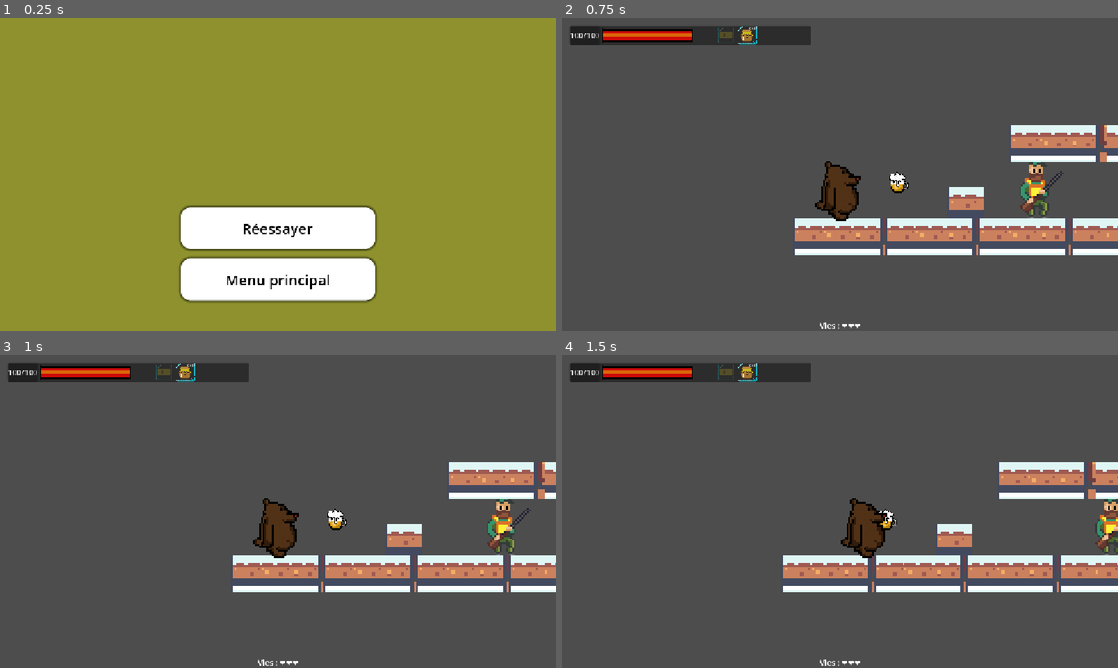
Above: before the commit, frames 1-4 (two rows, left to right).
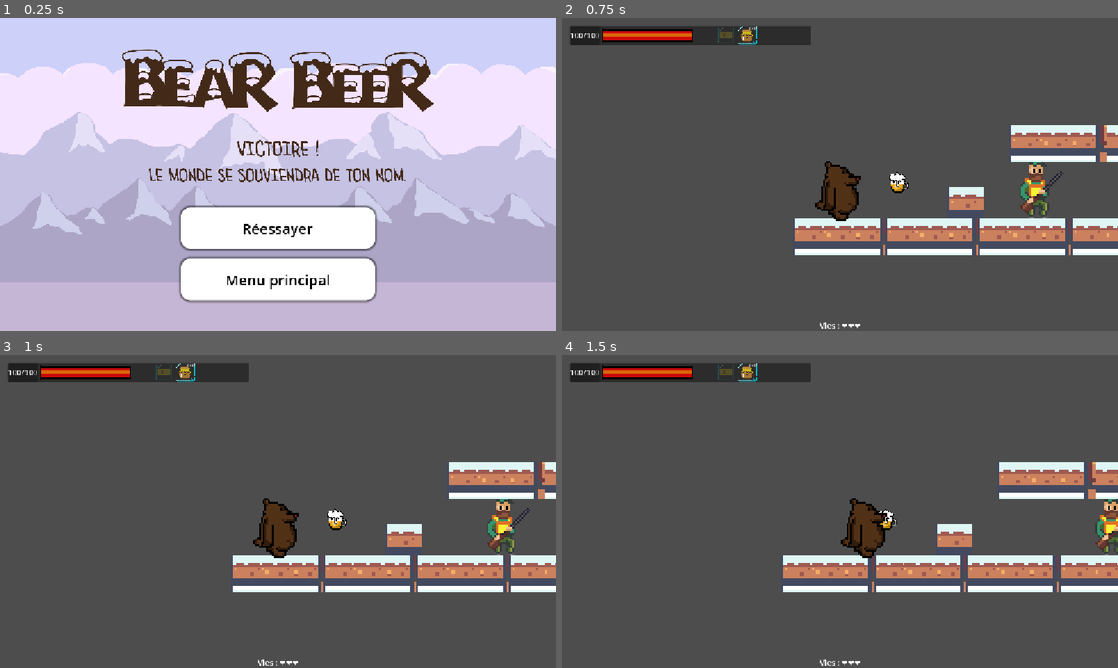
Above: after the commit, the same moments.

Repository: Oozudex/GameJam-BearBeer
Game: Godot game, scene res://Scene/win_normal.tscn
The game is run twice, just before and just after one commit, with the same random seed, the same clock (stepped at 60 frames per second) and the same inputs. This scene is started directly instead of the project's main scene.
Inputs:
- Up to frame 1 (0.25 s): no input
- Up to frame 2 (0.75 s): click "Réessayer" at 0.5 s
- Up to frame 3 (1 s): no input
- Up to frame 4 (1.5 s): hold Right (ui_right) from 1.28 s (still down)

The runs differ from the first frame. In frame 1, 91% of the frame differs, in the area x 0-100%, y 0-100%; in frame 2, nothing differs; in frame 3, nothing differs; in frame 4, nothing differs.

Commit message:
Ajouts des fond sur les écrans de victoire + son abeille

Diff:
--- a/Scene/bee.tscn
+++ b/Scene/bee.tscn
@@ -1,8 +1,9 @@
-[gd_scene load_steps=9 format=3 uid="uid://defhnflcch1or"]
+[gd_scene load_steps=10 format=3 uid="uid://defhnflcch1or"]
 
 [ext_resource type="Script" uid="uid://bvyh7hy5gt3yp" path="res://scripts/bee.gd" id="1_jcx3p"]
 [ext_resource type="Texture2D" uid="uid://c0maa3c3b4kad" path="res://assets/animations/anim_abeille.png" id="2_jcx3p"]
 [ext_resource type="PackedScene" uid="uid://bnjx8evuurdtc" path="res://Scene/killzone.tscn" id="3_3ptbi"]
+[ext_resource type="AudioStream" uid="uid://4u0fg467eoxh" path="res://audio/delon_boomkin-bee-landing-on-flower-374609.mp3" id="4_l4qyn"]
 
 [sub_resource type="AtlasTexture" id="AtlasTexture_l4qyn"]
 atlas = ExtResource("2_jcx3p")
@@ -49,3 +50,8 @@
 [node name="CollisionShape2D" type="CollisionShape2D" parent="Killzone"]
 position = Vector2(-1, -4)
 shape = SubResource("CircleShape2D_jcx3p")
+
+[node name="BuzzSFX" type="AudioStreamPlayer2D" parent="."]
+stream = ExtResource("4_l4qyn")
+volume_db = -10.0
+max_distance = 1.0
--- a/Scene/win_normal.tscn
+++ b/Scene/win_normal.tscn
@@ -1,6 +1,7 @@
-[gd_scene load_steps=6 format=3 uid="uid://duyymudnfc2yg"]
+[gd_scene load_steps=7 format=3 uid="uid://duyymudnfc2yg"]
 
 [ext_resource type="Script" uid="uid://cebyfe80btm88" path="res://scripts/win_normal.gd" id="1_2vu1j"]
+[ext_resource type="Texture2D" uid="uid://dasr3al6qaq00" path="res://assets/victoire_normal_bg.jpg" id="2_65fjl"]
 
 [sub_resource type="StyleBoxFlat" id="StyleBoxFlat_r1rbv"]
 bg_color = Color(11.708403, 11.708403, 11.708403, 1)
@@ -50,6 +51,8 @@
 layout_mode = 0
 offset_right = 40.0
 offset_bottom = 40.0
+scale = Vector2(0.59999925, 0.59999925)
+texture = ExtResource("2_65fjl")
 
 [node name="TitleLabel" type="Label" parent="Overlay/Center"]
 layout_mode = 0
--- a/Scene/win_ticket.tscn
+++ b/Scene/win_ticket.tscn
@@ -1,7 +1,7 @@
 [gd_scene load_steps=7 format=3 uid="uid://bhov70i5uxr83"]
 
 [ext_resource type="Script" uid="uid://b0d76qy33pa1x" path="res://scripts/win_ticket.gd" id="1_et5qs"]
-[ext_resource type="Texture2D" uid="uid://dqqb56nobxk22" path="res://assets/victoire_legendaire.png" id="2_tcy5x"]
+[ext_resource type="Texture2D" uid="uid://dm3od6js12w0e" path="res://assets/victoire_legendaire_bg.jpg" id="2_tcy5x"]
 
 [sub_resource type="StyleBoxFlat" id="StyleBoxFlat_sp73n"]
 bg_color = Color(11.708403, 11.708403, 11.708403, 1)
@@ -65,46 +65,12 @@
 scale = Vector2(0.61059266, 0.61059266)
 texture = ExtResource("2_tcy5x")
 
-[node name="TitleLabel" type="Label" parent="Overlay/Center"]
-layout_mode = 1
-anchors_preset = 8
-anchor_left = 0.5
-anchor_top = 0.5
-anchor_right = 0.5
-anchor_bottom = 0.5
-offset_left = -461.0
-offset_top = -135.0
-offset_right = 459.0
-offset_bottom = -64.0
-grow_horizontal = 2
-grow_vertical = 2
-theme_override_font_sizes/font_size = 24
-text = "Tu as trouvé tous les pots de miel, survécu au froid, à la forêt…
-et mis la patte sur le Ticket d’Or."
-horizontal_alignment = 1
-vertical_alignment = 1
-
 [node name="CodeLabel" type="Label" parent="Overlay/Center"]
 layout_mode = 0
 offset_left = -113.0
-offset_top = 19.0
+offset_top = 111.0
 offset_right = -73.0
-offset_bottom = 42.0
-
-[node name="SubtitelLabel" type="Label" parent="Overlay/Center"]
-layout_mode = 1
-anchors_preset = 8
-anchor_left = 0.5
-anchor_top = 0.5
-anchor_right = 0.5
-anchor_bottom = 0.5
-offset_left = -17.0
-offset_top = -40.0
-offset_right = 23.0
-offset_bottom = -17.0
-grow_horizontal = 2
-grow_vertical = 2
-text = "Bravo !!! Tu as gagné un  pinte gratuite chez notre partenaire Station35"
+offset_bottom = 134.0
 
 [node name="VBoxContainer2" type="VBoxContainer" parent="Overlay/Center"]
 layout_mode = 1
@@ -113,12 +79,13 @@
 anchor_top = 0.5
 anchor_right = 0.5
 anchor_bottom = 0.5
-offset_left = -201.0
-offset_top = 84.0
-offset_right = 201.0
-offset_bottom = 277.0
+offset_left = -175.0
+offset_top = 145.0
+offset_right = 227.0
+offset_bottom = 338.0
 grow_horizontal = 2
 grow_vertical = 2
+scale = Vector2(0.8379611, 0.8379611)
 theme_override_constants/separation = 20
 
 [node name="RetryButton" type="Button" parent="Overlay/Center/VBoxContainer2"]
--- a/scripts/bee.gd
+++ b/scripts/bee.gd
@@ -5,8 +5,14 @@
 # -----------------------------
 @export var speed: float = 80.0
 @export var patrol_distance: float = 100.0  # distance totale en pixels
-@export var bob_amplitude: float = 8.0       # mouvement vertical (vol)
+@export var bob_amplitude: float = 8.0      # mouvement vertical (vol)
 @export var bob_speed: float = 3.0
+
+@export var buzz_distance: float = 150.0     # distance à laquelle on entend le bzz
+
+@onready var sprite: AnimatedSprite2D = $AnimatedSprite2D
+@onready var hitbox: Area2D = $Killzone
+@onready var buzz_sfx: AudioStreamPlayer2D = $BuzzSFX
 
 # -----------------------------
 # ÉTAT
@@ -15,8 +21,7 @@
 var direction: int = 1
 var t: float = 0.0
 
-@onready var sprite: AnimatedSprite2D = $AnimatedSprite2D
-@onready var hitbox: Area2D = $Killzone
+var player: Node2D = null
 
 
 # -----------------------------
@@ -24,7 +29,20 @@
 # -----------------------------
 func _ready() -> void:
 	start_x = global_position.x
-	hitbox.body_entered.connect(_on_hitbox_body_entered)
+
+	# Connexion hitbox
+	if hitbox:
+		hitbox.body_entered.connect(_on_hitbox_body_entered)
+
+	# Récupère le player une fois
+	player = get_tree().current_scene.find_child("Player", true, false) as Node2D
+	print("BEE READY | player=", player, " buzz_sfx=", buzz_sfx)
+
+	print("BUZZ STREAM =", buzz_sfx.stream)
+	buzz_sfx.volume_db = 0
+	buzz_sfx.max_distance = 100000
+	buzz_sfx.attenuation = 0.0
+	buzz_sfx.play()
 
 
 # -----------------------------
@@ -44,16 +62,11 @@
 	if abs(global_position.x - start_x) >= patrol_distance:
 		direction *= -1
 
-	# Flip du sprite
+	# Orientation du sprite (INVERSE, comme tu voulais)
 	if sprite:
-		sprite.flip_h = direction < 0
-
-	# Orientation du sprite (INVERSE)
-	if direction > 0:
-		sprite.flip_h = true   # allait à droite → on FLIP
-	elif direction < 0:
-		sprite.flip_h = false  # allait à gauche → normal
-
+		# direction > 0 = droite => flip TRUE
+		# direction < 0 = gauche => flip FALSE
+		sprite.flip_h = direction > 0
 
 
 # -----------------------------
@@ -62,3 +75,20 @@
 func _on_hitbox_body_entered(body: Node2D) -> void:
 	if body.has_method("die"):
 		body.die()
+
+
+# -----------------------------
+# SFX
+# -----------------------------
+func _process(_delta: float) -> void:
+	if not player or not buzz_sfx:
+		return
+
+	var dist := global_position.distance_to(player.global_position)
+
+	if dist <= buzz_distance:
+		if not buzz_sfx.playing:
+			buzz_sfx.play()
+	else:
+		if buzz_sfx.playing:
+			buzz_sfx.stop()
Binary file removed: assets/victoire_legendaire.png
Binary file added: assets/victoire_legendaire_bg.jpg
Not shown, added: assets/victoire_legendaire_bg.jpg.import
Binary file added: assets/victoire_normal_bg.jpg
Not shown, changed: assets/victoire_normal_bg.jpg.import
Not shown, added: audio/delon_boomkin-bee-landing-on-flower-374609.mp3.import
Not shown, added: audio/delon_boomkin-bee-landing-on-flower-374609.mp3
